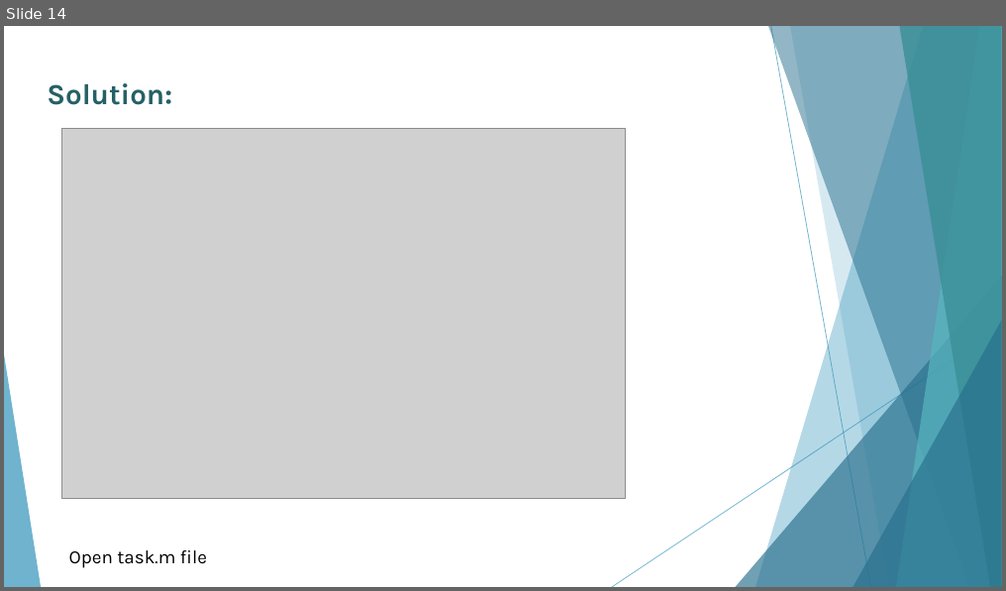
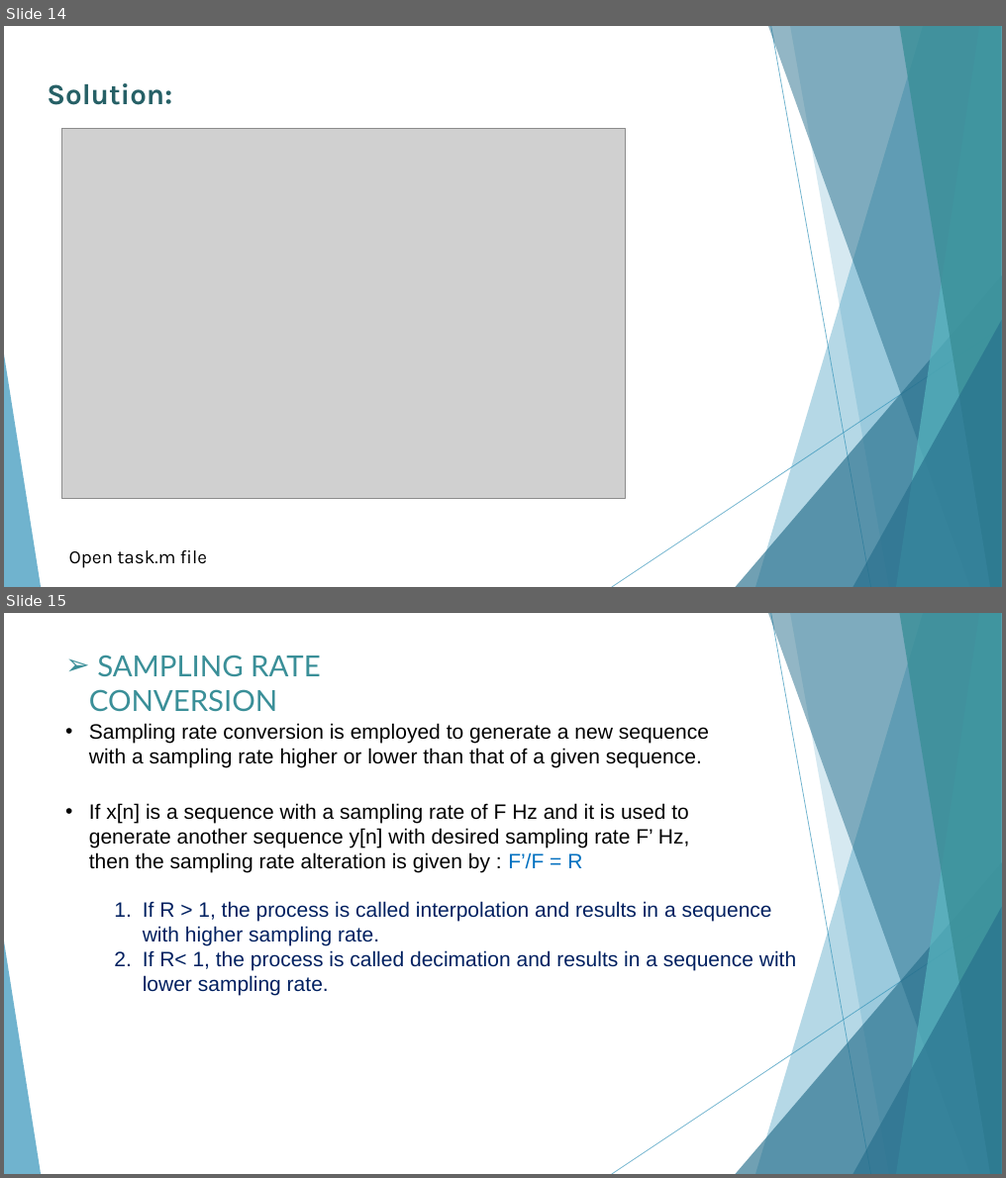
Before and after one commit to AhMjOU/DSP2, a slide deck: lec2.pptx. Shown one above the other, each under a label of ours: slide 14 before the commit, slides 14 and 15 after it. The pictures are 1006x591 and 1006x1178 pixels, drawn with LibreOffice and Linux fonts; fonts in the diff are those of the drawing; grey boxes stand for pictures. Boxes give left, top, right and bottom in pixels: in the first picture for what was removed or moved away, otherwise in the second. Text is boxed around its words. In the diff, an @@ line names an element or a change of style, - is before the commit and + after.

```diff
--- a/lec2.pptx
+++ b/lec2.pptx
@@ slide 15 added at box(4, 613, 1002, 1174), background #FFFFFF; not listed: 10 template elements that a slide beside it also shows @@
@@ text added at box(89, 655, 321, 712), 28 pt, text #3A8F98 @@
+➢ SAMPLING RATE CONVERSION
@@ text added at box(89, 723, 709, 768), 20 pt, text #000000 @@
+• Sampling rate conversion is employed to generate a new sequence with a sampling rate higher or lower than that of a given sequence.
@@ text added at box(89, 803, 690, 873), 20 pt, text #000000 @@
+• If x[n] is a sequence with a sampling rate of F Hz and it is used to generate another sequence y[n] with desired sampling rate F’ Hz, then the sampling rate alteration is given by : F’/F = R
@@ text added at box(143, 901, 796, 996), 20 pt, text #002060 @@
+1. If R > 1, the process is called interpolation and results in a sequence with higher sampling rate.
+2. If R< 1, the process is called decimation and results in a sequence with lower sampling rate.
```
Also in this commit, not shown: 1 slide changed, 12 other slides added, 2 other files.
